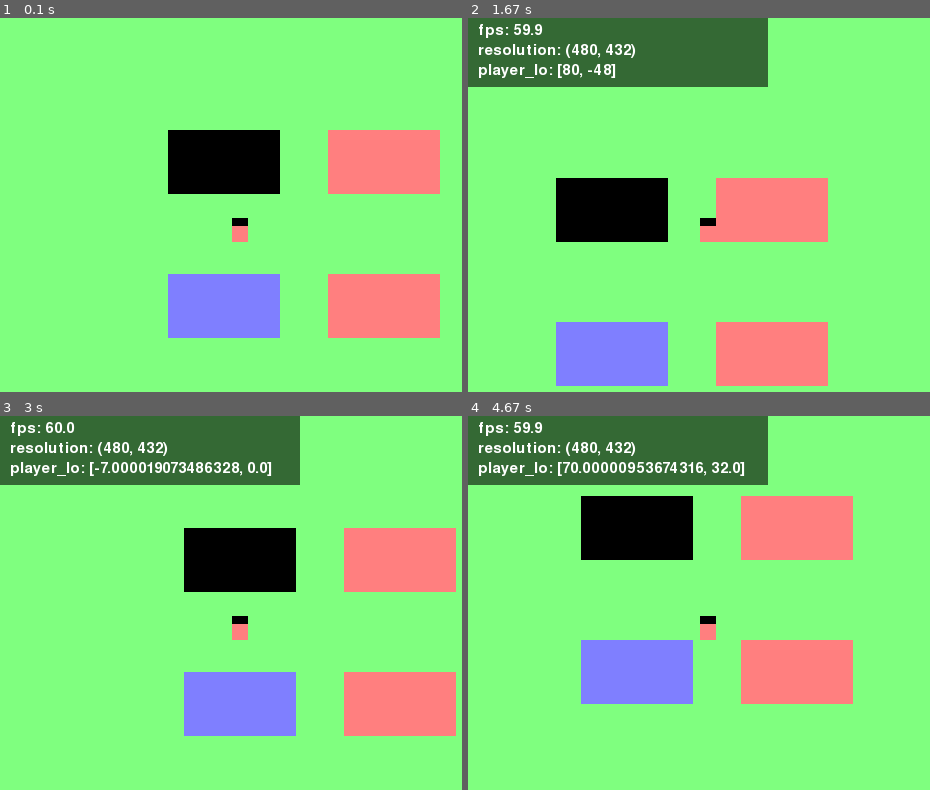
Above: before the commit, frames 1-4 (two rows, left to right).
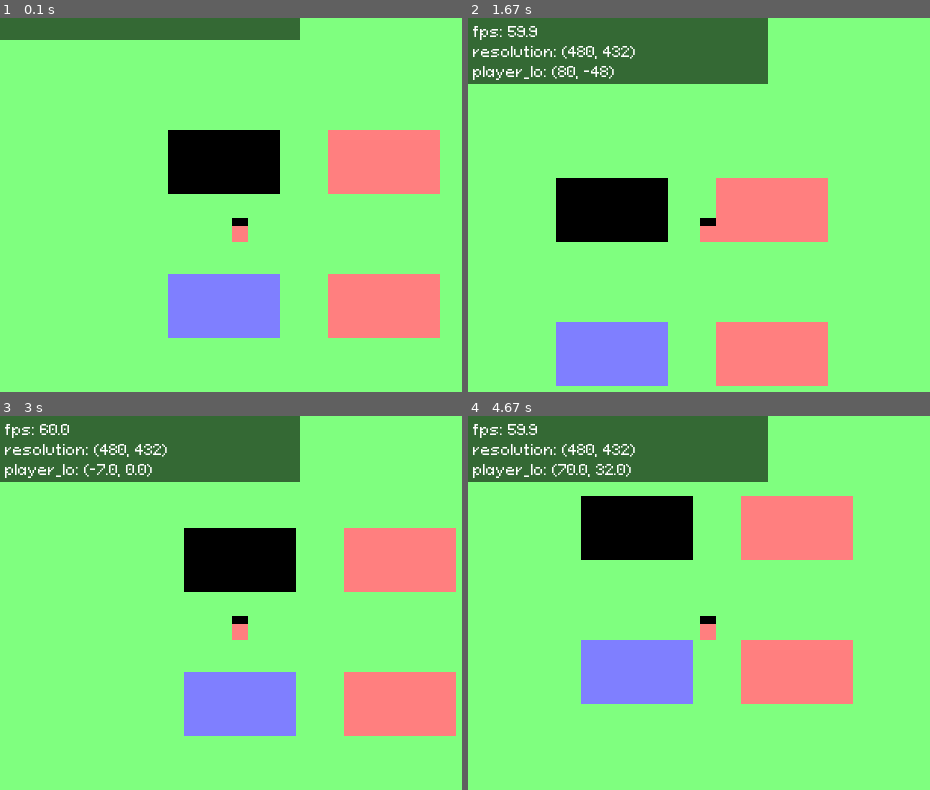
Above: after the commit, the same moments.

Repository: kritserv/rpg-maker-style-top-down-game-template
Game: pygame game, started from main.py
Two runs of this game, one before a commit and one after it. Both use one fixed random seed, a clock stepped at 60 frames per second and the inputs below.
Inputs:
- Up to frame 1 (0.1 s): no input
- Up to frame 2 (1.67 s): hold Right 0.33-0.8 s; hold Up 0.83-1.13 s; hold Right 1.17-1.63 s
- Up to frame 3 (3 s): hold Left 1.67-2.2 s; hold Down 2.23-2.53 s; hold Left 2.57-2.97 s
- Up to frame 4 (4.67 s): hold Up 3-3.37 s; hold Right 3.4-4.03 s; hold Down 4.07-4.43 s; hold Left from 4.47 s (still down)

The runs differ from the first frame. In frame 1, 3.8% of the frame differs, in the area x 0-65%, y 0-6%; in frame 2, 2.0%; in frame 3, 2.5%; in frame 4, 2.6%.

Commit message:
add PixeloidSans for debug font

Diff:
--- a/func/debug.py
+++ b/func/debug.py
@@ -1,15 +1,15 @@
 import pygame as pg
 from .drawer import blit_text
-from variable.settings import screen, debug_font, white, black
+from variable.settings import screen, white, black, debug_font
 
 def print_debug(print_list):
 	y_pos = 5
-	debug_background = pg.Surface((300, len(print_list) * 23))
+	debug_background = pg.Surface((300, len(print_list) * 22))
 	debug_background.set_alpha(150)
 	debug_background.fill(black)
 	screen.blit(debug_background, (0, 0))
 	for text in print_list:
 		if not isinstance(text, str):
 			text = str(text)
-		blit_text(text, debug_font, white, (10, y_pos))
+		blit_text(text, debug_font, white, (5, y_pos))
 		y_pos += 20
--- a/main.py
+++ b/main.py
@@ -19,7 +19,7 @@
 	cap_fps = False
 	run = True
 	debug = True
-	print_list = ""
+	debug_list = [""]
 
 	screen, black_bar_is_set = load_settings()
 	black_bar = BlackBar(screen, black_bar_is_set)
@@ -79,11 +79,11 @@
 
 		if debug:
 			if milli_sec_timer.time_now()>0.1:
-				print_list = [curr_fps(),
+				debug_list = [curr_fps(),
 				f"resolution: {(curr_width, curr_height)}",
-				f"player_lo: {player.location}"]
+				f"player_lo: {(round(player.location[0], 3), round(player.location[1], 3))}"]
 				milli_sec_timer.restart()
-			print_debug(print_list)
+			print_debug(debug_list)
 
 		# ====================== [ EVENT ] ======================
 
--- a/variable/settings.py
+++ b/variable/settings.py
@@ -54,10 +54,10 @@
 	pixel_size = round_pixel(pixel_size)
 	return curr_width, curr_height, pixel_size
 
-debug_font = pg.font.SysFont(None, 22)
-
 red = pg.Color(255, 127, 127)
 black = pg.Color(0, 0, 0)
 white = pg.Color(255, 255, 255)
 green = pg.Color(127, 255, 127)
 blue = pg.Color(127, 127, 255)
+
+debug_font = pg.font.Font("asset/font/PixeloidSans-mLxMm.ttf", 14)
Binary file added: asset/font/PixeloidSans-mLxMm.ttf
